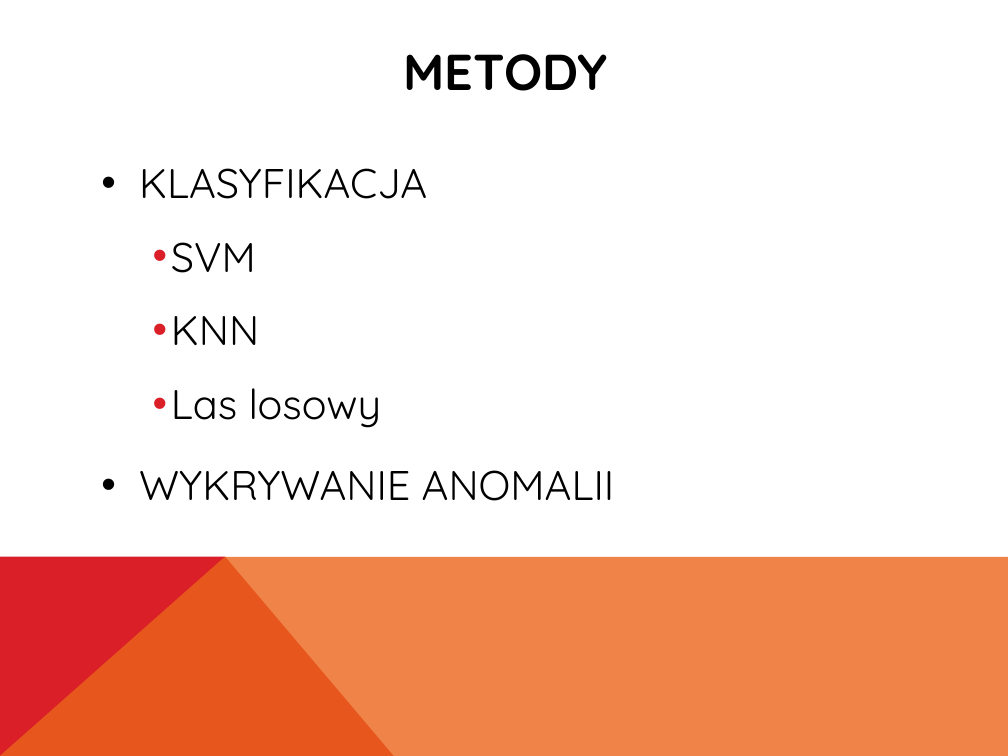
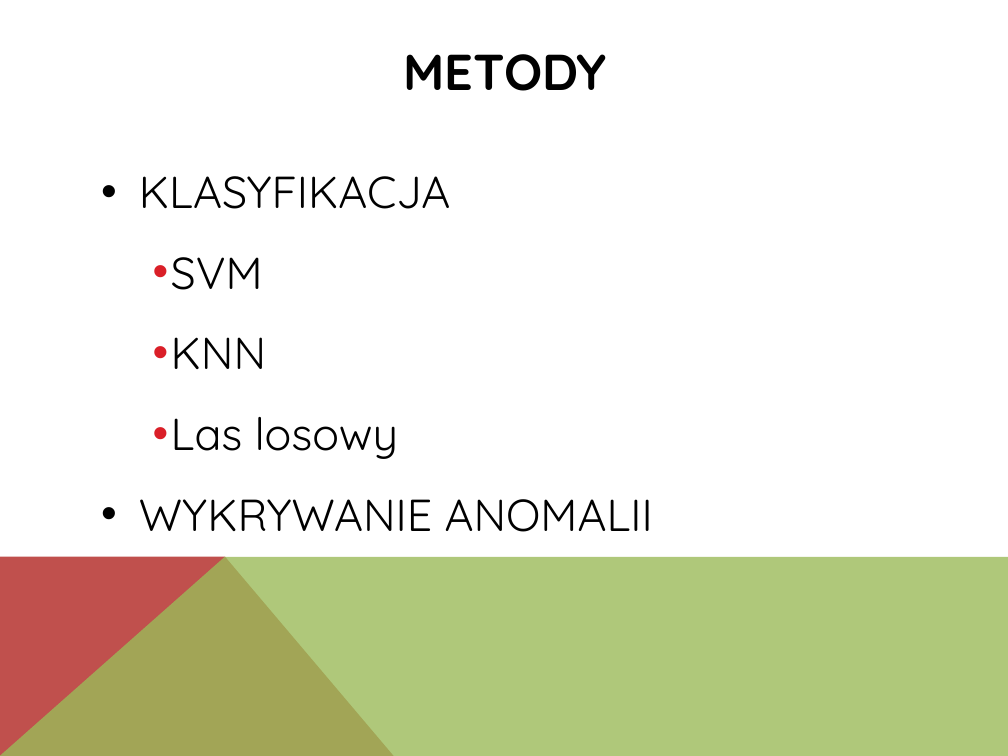
Before and after one commit to Waszker/PhysionetChallenge, a slide deck: slide 5 of Report and presentation/Prezentacja.pptx. Drawn at 1008x756 pixels with LibreOffice and Linux fonts; fonts in the diff are those of the drawing. Boxes give left, top, right and bottom in pixels: in the first picture for what was removed or moved away, otherwise in the second. Text is boxed around its words. In the diff, an @@ line names an element or a change of style, - is before the commit and + after.

```diff
--- a/Report and presentation/Prezentacja.pptx
+++ b/Report and presentation/Prezentacja.pptx
@@ text "KLASYFIKACJA" at <box>139,176,653,532</box>: size 29.6 to 32 pt; indent changed; line spacing 1.4 to 1.5; less space between paragraphs @@
@@ freeform shape at <box>0,556,394,756</box>: fill #DA1F28 to #C0504D @@
@@ freeform shape at <box>0,556,1008,756</box>: fill #EB641B at 80% opacity to #9BBB59 at 80% opacity @@
```
Also in this commit, not shown: 5 other slides changed, 4 slides added.
